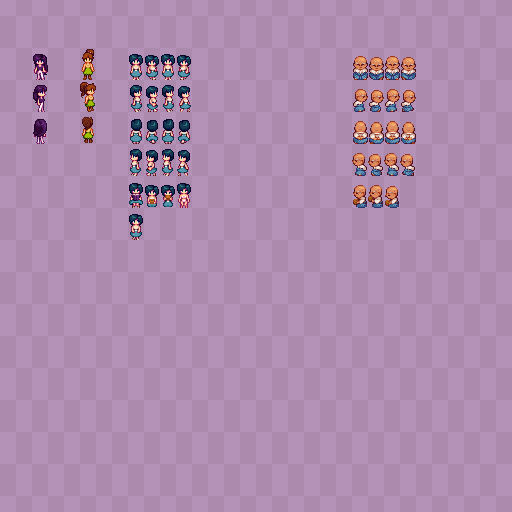
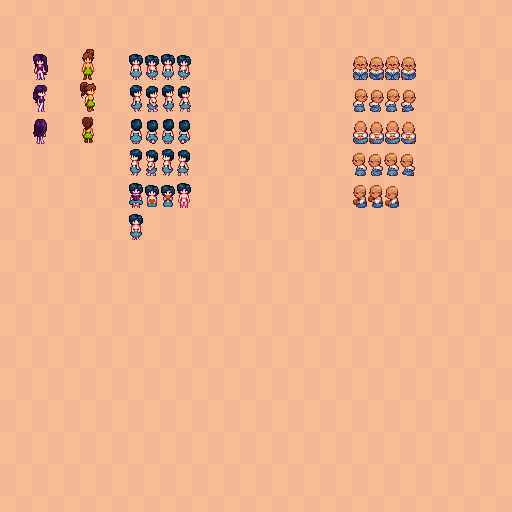
Comparing the layer stacks of the two w=512, h=512 images. Changes:
hid "casual" (4th of 4, in "content" › "rei" › "content" › "walk" › "outfits") over [34, 65, 95, 208]
"Pattern 16x32": opacity 5% → 2% over [0, 0, 512, 512]
added layer "Color Fill 1 copy 11" in group "background" over [0, 0, 512, 512]
added layer "Color Fill 1 copy 9" in group "background" over [0, 0, 512, 512]
hid "Color Fill 1 copy 6" over [0, 0, 512, 512]
